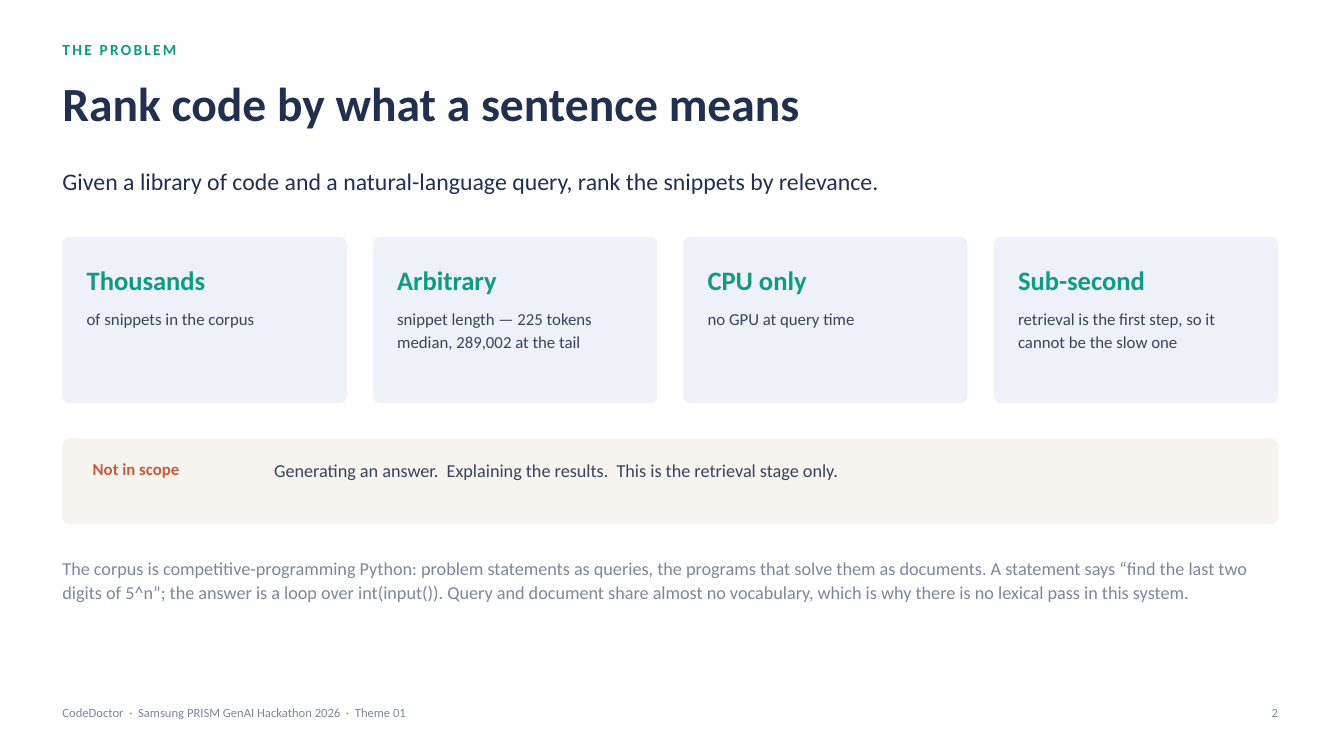
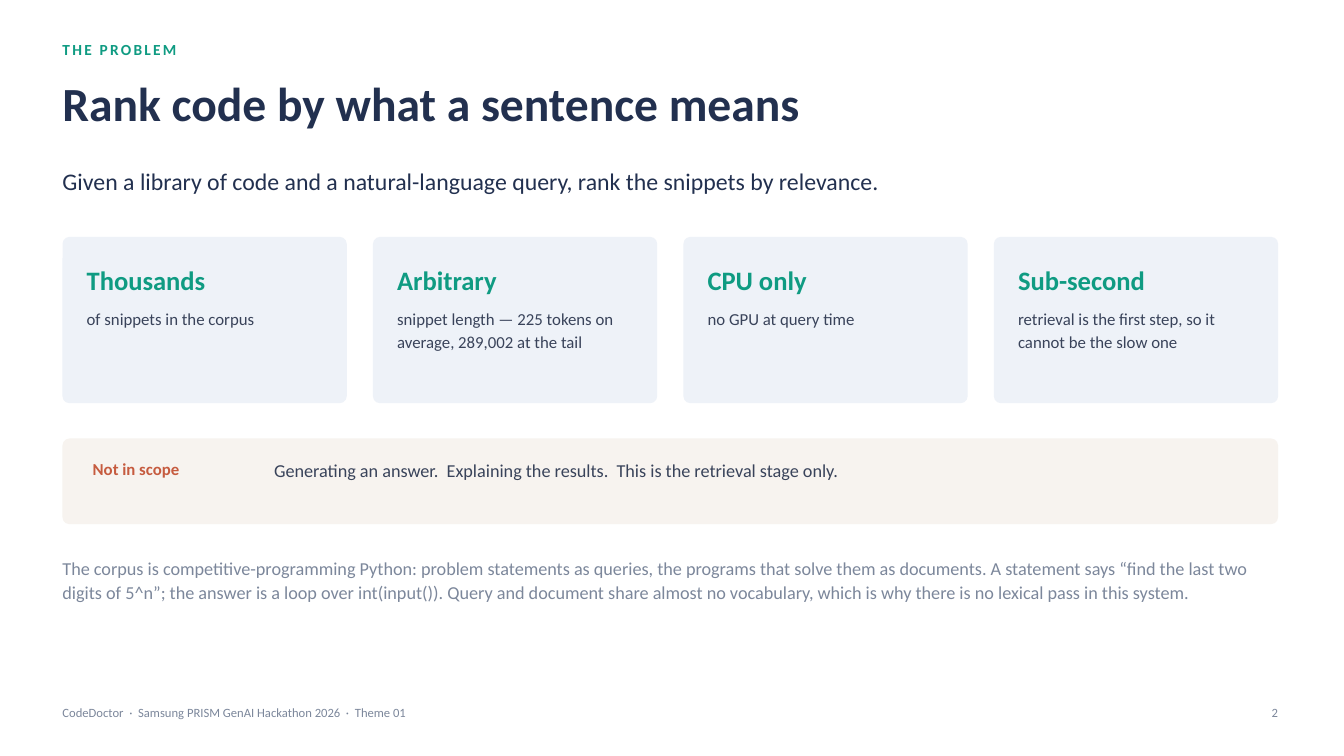
Before and after one commit to krizz711/CodeDoctor-Agentic-Semantic-and-Structural-Intelligence-for-Code-Repositories, a slide deck: slide 2 of docs/CodeDoctor-PRISM-Theme01.pptx. Drawn at 1344x756 pixels with LibreOffice and Linux fonts; fonts in the diff are those of the drawing. Boxes give left, top, right and bottom in pixels: in the first picture for what was removed or moved away, otherwise in the second. Text is boxed around its words. In the diff, an @@ line names an element or a change of style, - is before the commit and + after.

Commit message:
Deck: 225 tokens is a mean, not a median
build_deck.js said 'median' on slide 2 and 'on average' on slide 13 for the
same figure. README.md and docs/RETRIEVAL-PIPELINE.md both say mean, and the
measured character distribution agrees with the mean reading (mean 575 chars
vs median 332, against a stated 225 tokens). Slide 2 was the odd one out.

```diff
--- a/docs/CodeDoctor-PRISM-Theme01.pptx
+++ b/docs/CodeDoctor-PRISM-Theme01.pptx
@@ text at [397, 313, 614, 351]: text changed @@
-snippet length — 225 tokens median, 289,002 at the tail
+snippet length — 225 tokens on average, 289,002 at the tail
```
Also in this commit, not shown: 1 other file.
